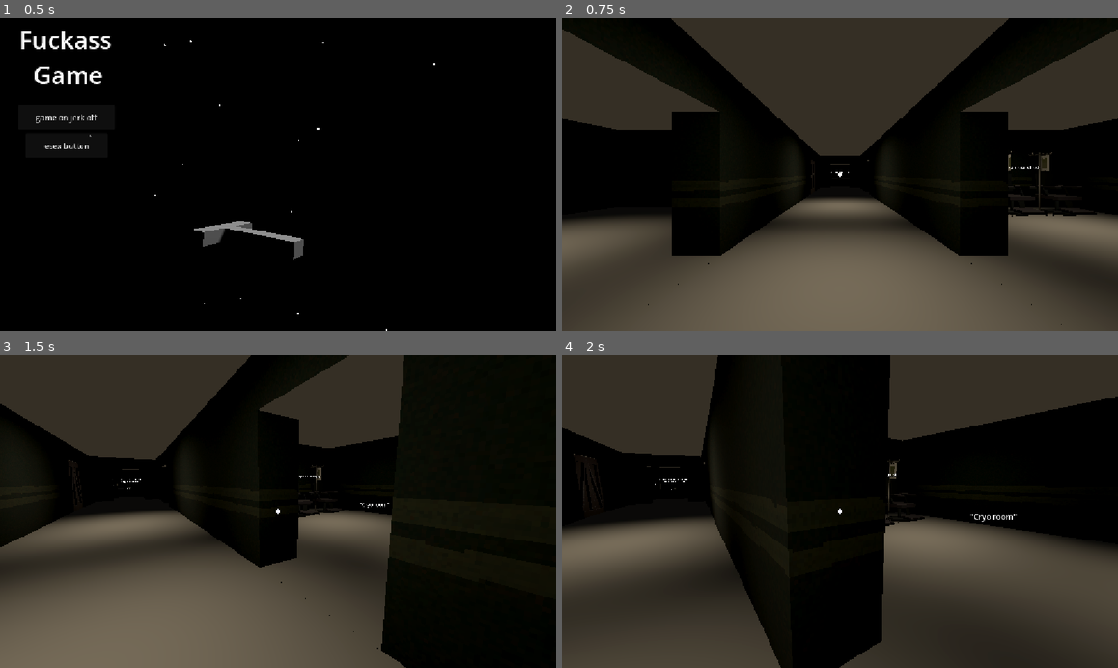
Above: before the commit, frames 1-4 (two rows, left to right).
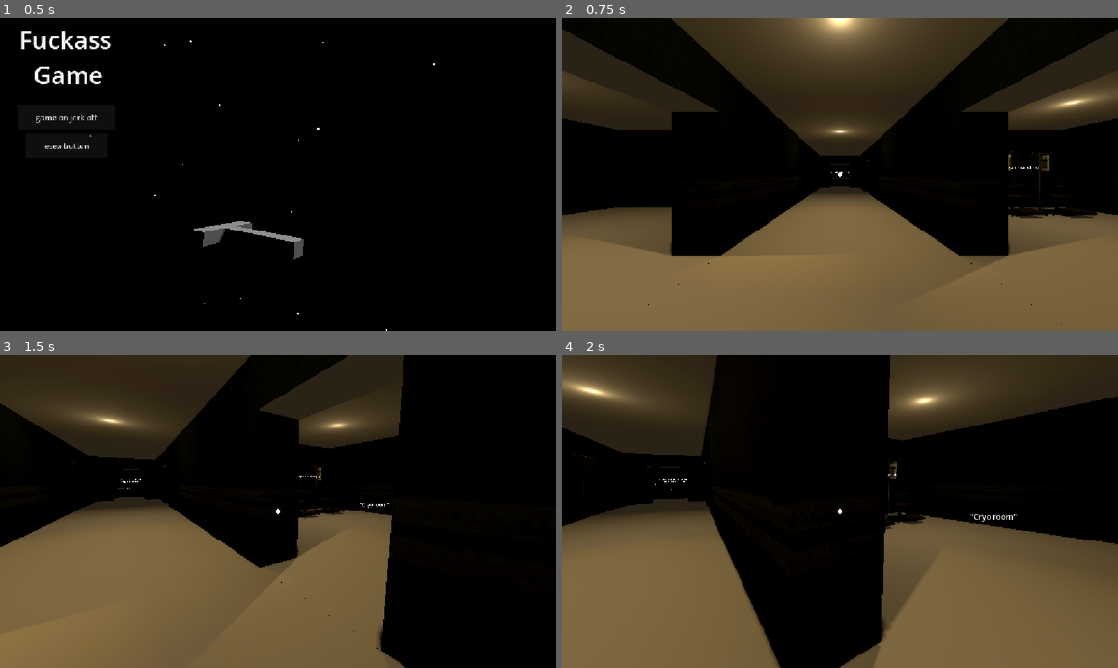
Above: after the commit, the same moments.

Repository: Joshpockt/Gweblejam2026
Game: Godot game, scene res://menu.tscn
Two runs of this game, one before a commit and one after it. Both use one fixed random seed, a clock stepped at 60 frames per second and the inputs below.
Inputs (mouse positions are in pixels of both pictures, inside the frame that each line leads up to):
- Up to frame 1 (0.5 s): no input
- Up to frame 2 (0.75 s): click "game on jerk off" at 0.5 s
- Up to frame 3 (1.5 s): tap Enter at 1.25 s; move the mouse to (305, 511) at 1.27 s; hold Up (ui_up) from 1.28 s (still down); tap Q (drop) at 1.35 s
- Up to frame 4 (2 s): keep holding Up (ui_up)

Frame 1 is identical in both runs. In frame 2, 30% of the frame differs, in the area x 0-100%, y 0-100%; in frame 3, 23%; in frame 4, 33%.
Error in both runs: Cannot call method 'get_child' on a null value. (res://item_interactor.gd:12)

Commit message:
updated lighting

Diff:
--- a/ship.tscn
+++ b/ship.tscn
@@ -31,6 +31,9 @@
 ambient_light_source = 2
 ambient_light_color = Color(1, 1, 1, 1)
 ambient_light_energy = 0.01
+ssao_enabled = true
+ssao_radius = 0.85
+ssao_intensity = 4.4
 glow_enabled = true
 
 [sub_resource type="ShaderMaterial" id="ShaderMaterial_o1dwe"]
@@ -456,107 +459,124 @@
 
 [node name="Lights" type="Node3D" parent="." unique_id=1709122317]
 
-[node name="Hall" type="AreaLight3D" parent="Lights" unique_id=242853369]
+[node name="Hall" type="OmniLight3D" parent="Lights" unique_id=139472839]
 transform = Transform3D(1, 0, 0, 0, -4.371139e-08, 1, 0, -1, -4.371139e-08, 0, 3.9, -3)
-light_color = Color(1, 0.912, 0.76, 1)
-shadow_enabled = true
-area_range = 6.0
-
-[node name="Stairwell" type="AreaLight3D" parent="Lights" unique_id=1474834041]
+light_color = Color(1, 0.85333335, 0.6, 1)
+light_energy = 0.225
+shadow_enabled = true
+omni_range = 10.0
+
+[node name="Stairwell" type="OmniLight3D" parent="Lights" unique_id=853540888]
 transform = Transform3D(1, 0, 0, 0, -4.371139e-08, 1, 0, -1, -4.371139e-08, 0, 3.9, 5.4)
-light_color = Color(1, 0.912, 0.76, 1)
-shadow_enabled = true
-area_range = 6.0
-
-[node name="Stairwell3" type="AreaLight3D" parent="Lights" unique_id=614955098]
+light_color = Color(1, 0.85333335, 0.6, 1)
+light_energy = 0.225
+shadow_enabled = true
+omni_range = 10.0
+
+[node name="Stairwell3" type="OmniLight3D" parent="Lights" unique_id=388518640]
 transform = Transform3D(1, 0, 0, 0, -4.371139e-08, 1, 0, -1, -4.371139e-08, 0, -1.0999999, 5.4)
-light_color = Color(1, 0.912, 0.76, 1)
-shadow_enabled = true
-area_range = 6.0
-
-[node name="Stairwell4" type="AreaLight3D" parent="Lights" unique_id=1855196824]
+light_color = Color(1, 0.85333335, 0.6, 1)
+light_energy = 0.225
+shadow_enabled = true
+omni_range = 10.0
+
+[node name="Stairwell4" type="OmniLight3D" parent="Lights" unique_id=171556956]
 transform = Transform3D(1, 0, 0, 0, -4.371139e-08, 1, 0, -1, -4.371139e-08, 0, 1.9, 13.5)
-light_color = Color(1, 0.912, 0.76, 1)
-shadow_enabled = true
-area_range = 12.0
-
-[node name="Stairwell5" type="AreaLight3D" parent="Lights" unique_id=1330192112]
+light_color = Color(1, 0.85333335, 0.6, 1)
+light_energy = 0.225
+shadow_enabled = true
+omni_range = 10.0
+
+[node name="Stairwell5" type="OmniLight3D" parent="Lights" unique_id=403059110]
 transform = Transform3D(1, 0, 0, 0, -4.371139e-08, 1, 0, -1, -4.371139e-08, 0, 1.9, 22.5)
-light_color = Color(1, 0.912, 0.76, 1)
-shadow_enabled = true
-area_range = 12.0
-
-[node name="Stairwell2" type="OmniLight3D" parent="Lights" unique_id=1011288158]
+light_color = Color(1, 0.85333335, 0.6, 1)
+light_energy = 0.225
+shadow_enabled = true
+omni_range = 10.0
+
+[node name="Stairwell2" type="OmniLight3D" parent="Lights" unique_id=464321926]
 transform = Transform3D(1, 0, 0, 0, -4.371139e-08, 1, 0, -1, -4.371139e-08, 10, 0.9000001, 5.4)
-light_color = Color(1, 0.912, 0.76, 1)
-shadow_enabled = true
-omni_range = 6.0
-
-[node name="Hall2" type="AreaLight3D" parent="Lights" unique_id=1393517554]
+light_color = Color(1, 0.85333335, 0.6, 1)
+light_energy = 0.225
+shadow_enabled = true
+omni_range = 10.0
+
+[node name="Hall2" type="OmniLight3D" parent="Lights" unique_id=1325070168]
 transform = Transform3D(1, 0, 0, 0, -4.371139e-08, 1, 0, -1, -4.371139e-08, 0, 3.9, -11)
-light_color = Color(1, 0.912, 0.76, 1)
-shadow_enabled = true
-area_range = 6.0
-
-[node name="Hall4" type="AreaLight3D" parent="Lights" unique_id=790450431]
+light_color = Color(1, 0.85333335, 0.6, 1)
+light_energy = 0.225
+shadow_enabled = true
+omni_range = 10.0
+
+[node name="Hall4" type="OmniLight3D" parent="Lights" unique_id=555729189]
 transform = Transform3D(1, 0, 0, 0, -4.371139e-08, 1, 0, -1, -4.371139e-08, 0, -1.0999999, -3)
-light_color = Color(1, 0.912, 0.76, 1)
-shadow_enabled = true
-area_range = 6.0
-
-[node name="Hall3" type="AreaLight3D" parent="Lights" unique_id=1611301460]
+light_color = Color(1, 0.85333335, 0.6, 1)
+light_energy = 0.225
+shadow_enabled = true
+omni_range = 10.0
+
+[node name="Hall3" type="OmniLight3D" parent="Lights" unique_id=1788957033]
 transform = Transform3D(1, 0, 0, 0, -4.371139e-08, 1, 0, -1, -4.371139e-08, 0, 3.9, -19)
-light_color = Color(1, 0.912, 0.76, 1)
-shadow_enabled = true
-area_range = 6.0
-
-[node name="Helm" type="AreaLight3D" parent="Lights" unique_id=175800659]
+light_color = Color(1, 0.85333335, 0.6, 1)
+light_energy = 0.225
+shadow_enabled = true
+omni_range = 10.0
+
+[node name="Helm" type="OmniLight3D" parent="Lights" unique_id=2060701046]
 transform = Transform3D(1, 0, 0, 0, -4.371139e-08, 1, 0, -1, -4.371139e-08, 0, 3.9, -30.507551)
-light_color = Color(1, 0.912, 0.76, 1)
-shadow_enabled = true
-area_range = 8.0
-
-[node name="Room" type="AreaLight3D" parent="Lights" unique_id=1678697125]
+light_color = Color(1, 0.85333335, 0.6, 1)
+light_energy = 0.225
+shadow_enabled = true
+omni_range = 10.0
+
+[node name="Room" type="OmniLight3D" parent="Lights" unique_id=2097206829]
 transform = Transform3D(1, 0, 0, 0, -4.371139e-08, 1, 0, -1, -4.371139e-08, -7.5, 3.9, -4)
-light_color = Color(1, 0.912, 0.76, 1)
-shadow_enabled = true
-area_range = 6.0
-
-[node name="Room2" type="AreaLight3D" parent="Lights" unique_id=568405237]
+light_color = Color(1, 0.85333335, 0.6, 1)
+light_energy = 0.225
+shadow_enabled = true
+omni_range = 10.0
+
+[node name="Room2" type="OmniLight3D" parent="Lights" unique_id=419180299]
 transform = Transform3D(1, 0, 0, 0, -4.371139e-08, 1, 0, -1, -4.371139e-08, -7.5, 3.9, -18)
-light_color = Color(1, 0.912, 0.76, 1)
-shadow_enabled = true
-area_range = 6.0
-
-[node name="Room3" type="AreaLight3D" parent="Lights" unique_id=1189898555]
+light_color = Color(1, 0.85333335, 0.6, 1)
+light_energy = 0.225
+shadow_enabled = true
+omni_range = 10.0
+
+[node name="Room3" type="OmniLight3D" parent="Lights" unique_id=1640276318]
 transform = Transform3D(1, 0, 0, 0, -4.371139e-08, 1, 0, -1, -4.371139e-08, 7.5, 3.9, -6.5832176)
-light_color = Color(1, 0.912, 0.76, 1)
-shadow_enabled = true
-area_range = 6.0
-
-[node name="Room7" type="AreaLight3D" parent="Lights" unique_id=697812023]
+light_color = Color(1, 0.85333335, 0.6, 1)
+light_energy = 0.225
+shadow_enabled = true
+omni_range = 10.0
+
+[node name="Room7" type="OmniLight3D" parent="Lights" unique_id=544145838]
 transform = Transform3D(1, 0, 0, 0, -4.371139e-08, 1, 0, -1, -4.371139e-08, 7.5, 3.9, 0.17251587)
-light_color = Color(1, 0.912, 0.76, 1)
-shadow_enabled = true
-area_range = 6.0
-
-[node name="Room5" type="AreaLight3D" parent="Lights" unique_id=1666328054]
+light_color = Color(1, 0.85333335, 0.6, 1)
+light_energy = 0.225
+shadow_enabled = true
+omni_range = 10.0
+
+[node name="Room5" type="OmniLight3D" parent="Lights" unique_id=1288464163]
 transform = Transform3D(1, 0, 0, 0, -4.371139e-08, 1, 0, -1, -4.371139e-08, -7.5, -1.0999999, -4)
-light_color = Color(1, 0.912, 0.76, 1)
-shadow_enabled = true
-area_range = 6.0
-
-[node name="Room6" type="AreaLight3D" parent="Lights" unique_id=500666170]
+light_color = Color(1, 0.85333335, 0.6, 1)
+light_energy = 0.225
+shadow_enabled = true
+omni_range = 10.0
+
+[node name="Room6" type="OmniLight3D" parent="Lights" unique_id=966376321]
 transform = Transform3D(1, 0, 0, 0, -4.371139e-08, 1, 0, -1, -4.371139e-08, 7.5, -1.0999999, -4)
-light_color = Color(1, 0.912, 0.76, 1)
-shadow_enabled = true
-area_range = 6.0
-
-[node name="Room4" type="AreaLight3D" parent="Lights" unique_id=2060157848]
+light_color = Color(1, 0.85333335, 0.6, 1)
+light_energy = 0.225
+shadow_enabled = true
+omni_range = 10.0
+
+[node name="Room4" type="OmniLight3D" parent="Lights" unique_id=1977148494]
 transform = Transform3D(1, 0, 0, 0, -4.371139e-08, 1, 0, -1, -4.371139e-08, 7.5, 3.9, -18.1)
-light_color = Color(1, 0.912, 0.76, 1)
-shadow_enabled = true
-area_range = 6.0
+light_color = Color(1, 0.85333335, 0.6, 1)
+light_energy = 0.225
+shadow_enabled = true
+omni_range = 10.0
 
 [node name="LevelGeometery" type="Node3D" parent="." unique_id=534656810]
 
Not shown, added: door_open.mp3.import
Not shown: 1 places in ship.tscn that only renumber resources
